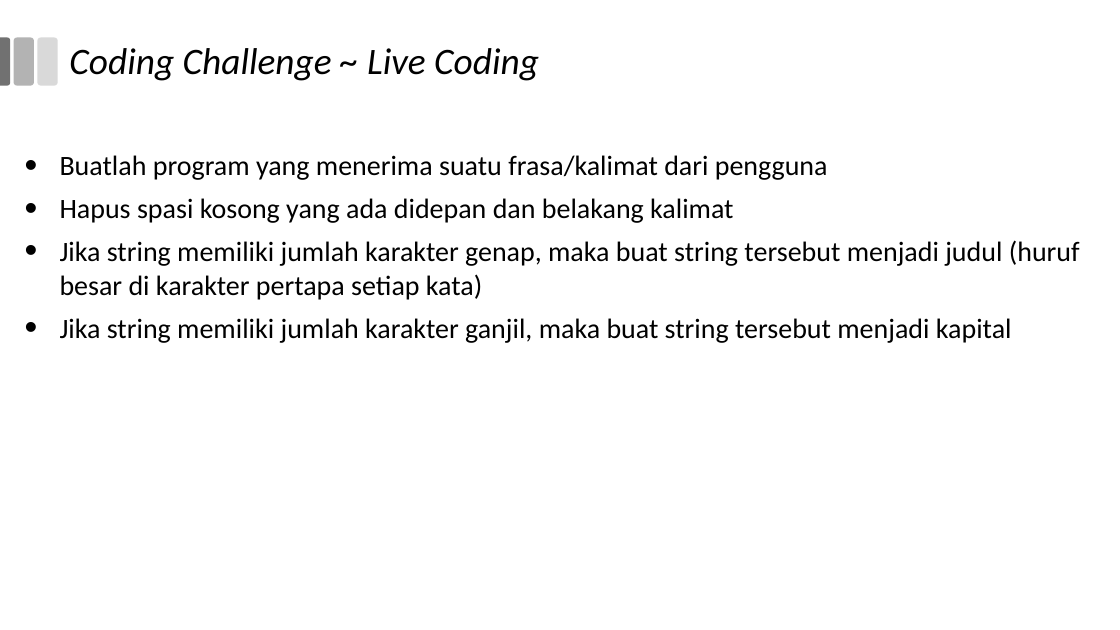
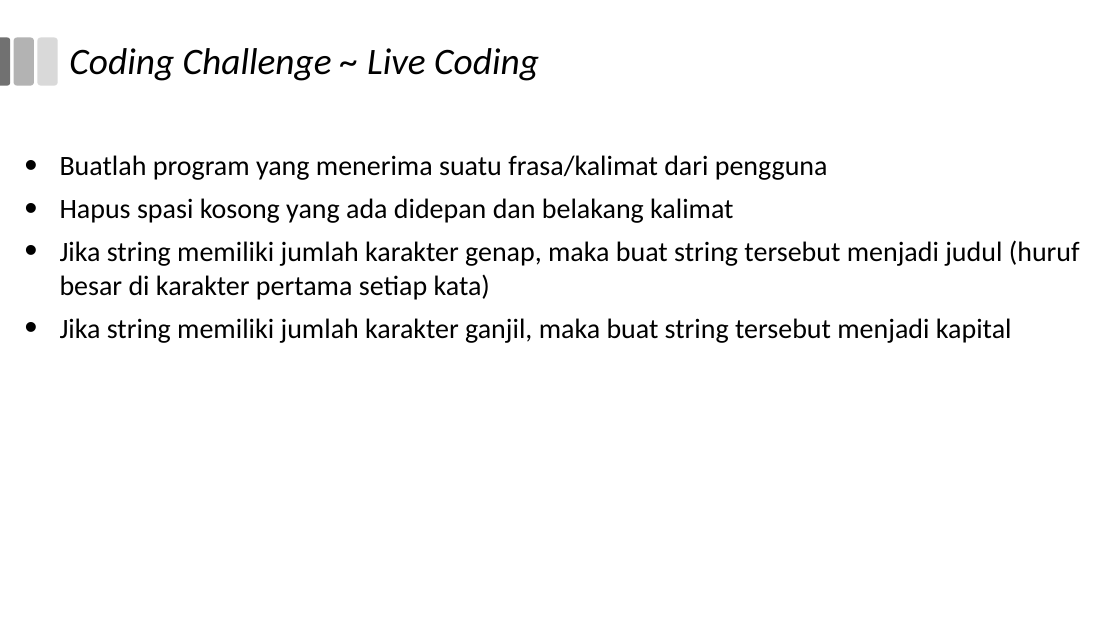
Before and after one commit to miftanurfarid/algoritme_pemrograman, a slide deck: slide 31 of slide/pertemuan_07/pertemuan_07.odp. Drawn at 1120x630 pixels with LibreOffice and Linux fonts; fonts in the diff are those of the drawing; background and template pictures are left out. Boxes give left, top, right and bottom in pixels: in the first picture for what was removed or moved away, otherwise in the second. Text is boxed around its words. In the diff, an @@ line names an element or a change of style, - is before the commit and + after.

Commit message:
update slides

```diff
--- a/slide/pertemuan_07/pertemuan_07.odp
+++ b/slide/pertemuan_07/pertemuan_07.odp
@@ text at (60,240,1080,300): text changed @@
-• Jika string memiliki jumlah karakter genap, maka buat string tersebut menjadi judul (huruf besar di karakter pertapa setiap kata)
+• Jika string memiliki jumlah karakter genap, maka buat string tersebut menjadi judul (huruf besar di karakter pertama setiap kata)
```
Also in this commit, not shown: 5 other slides changed, 11 other files.
